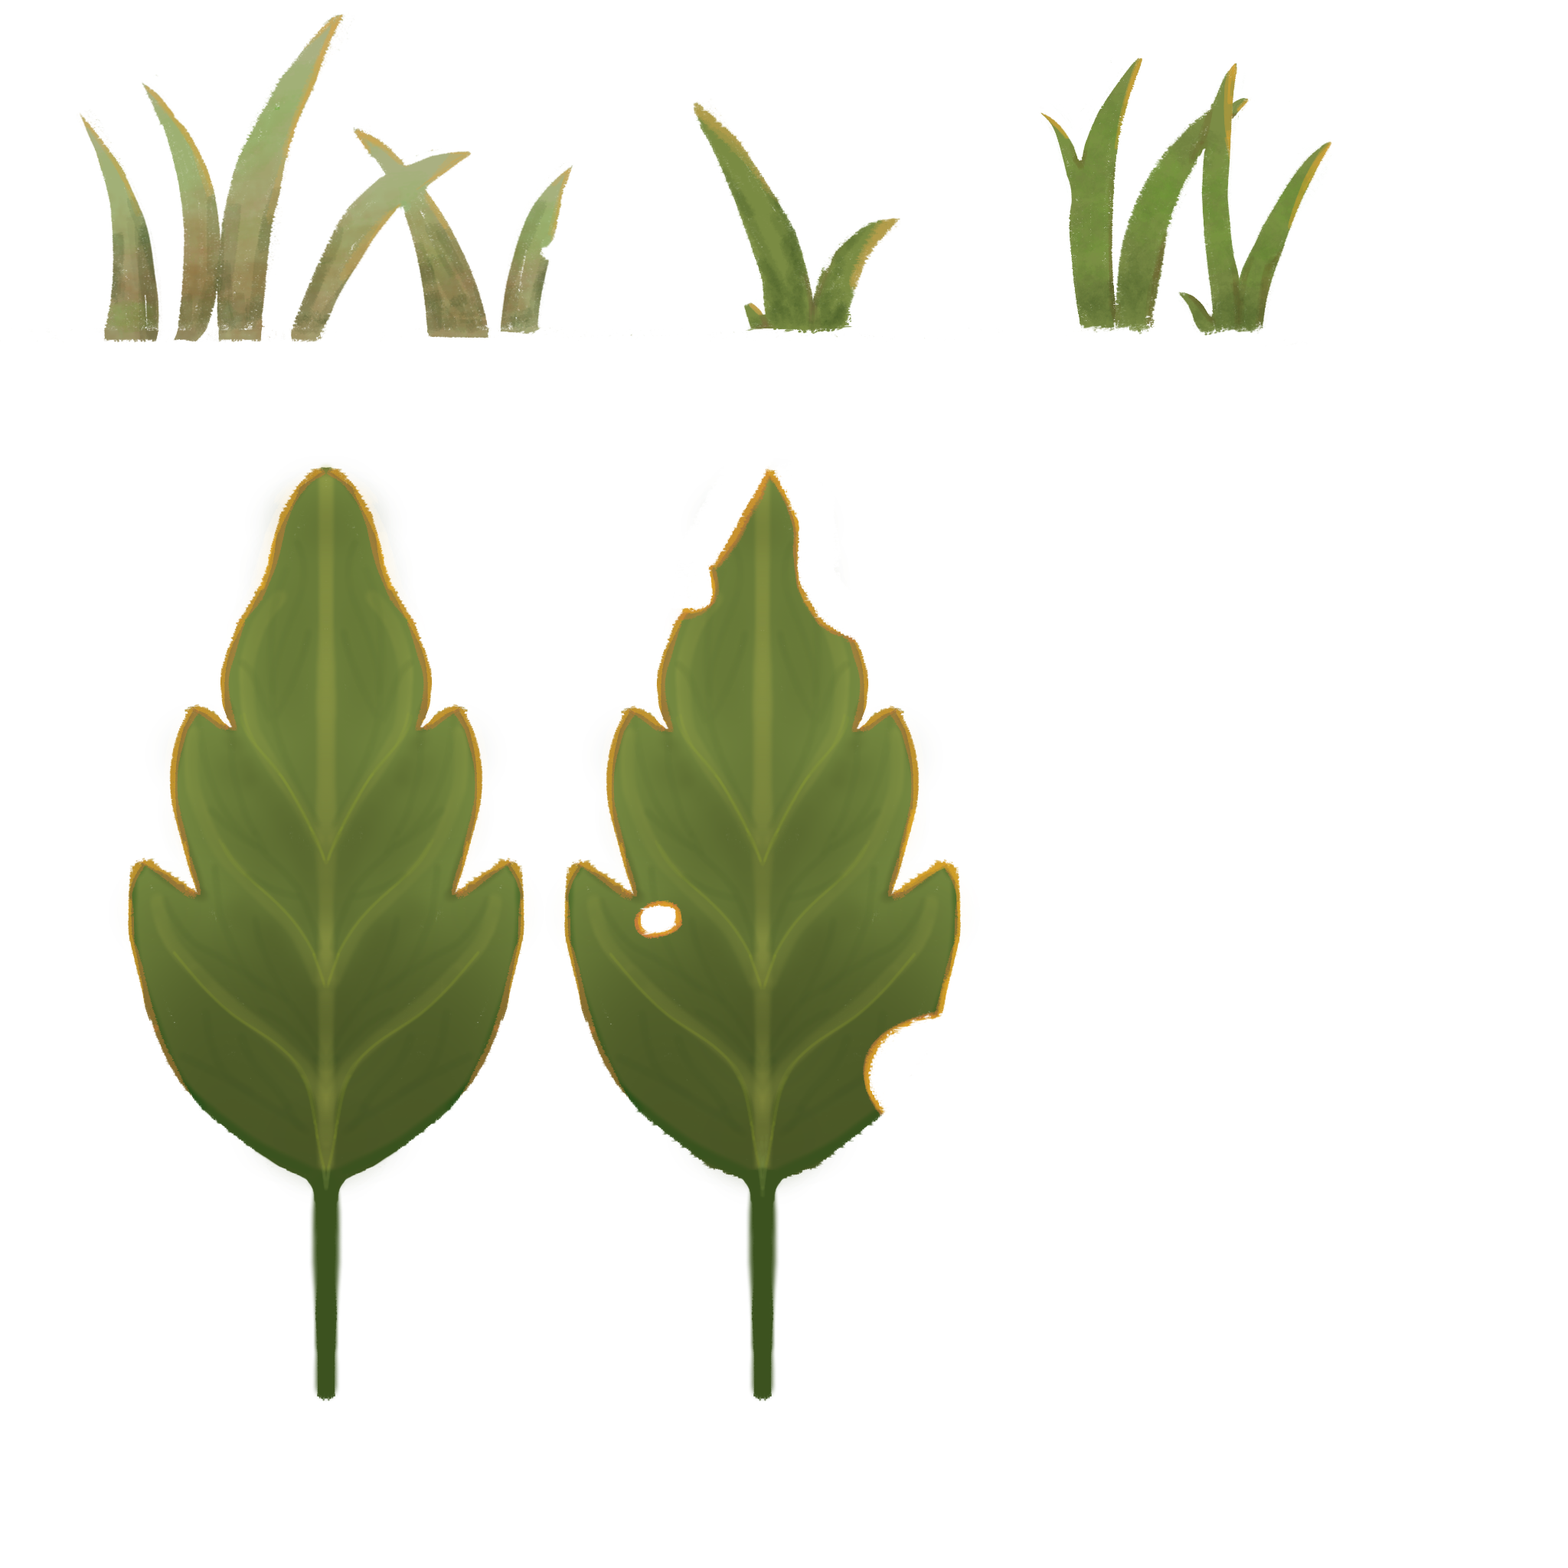
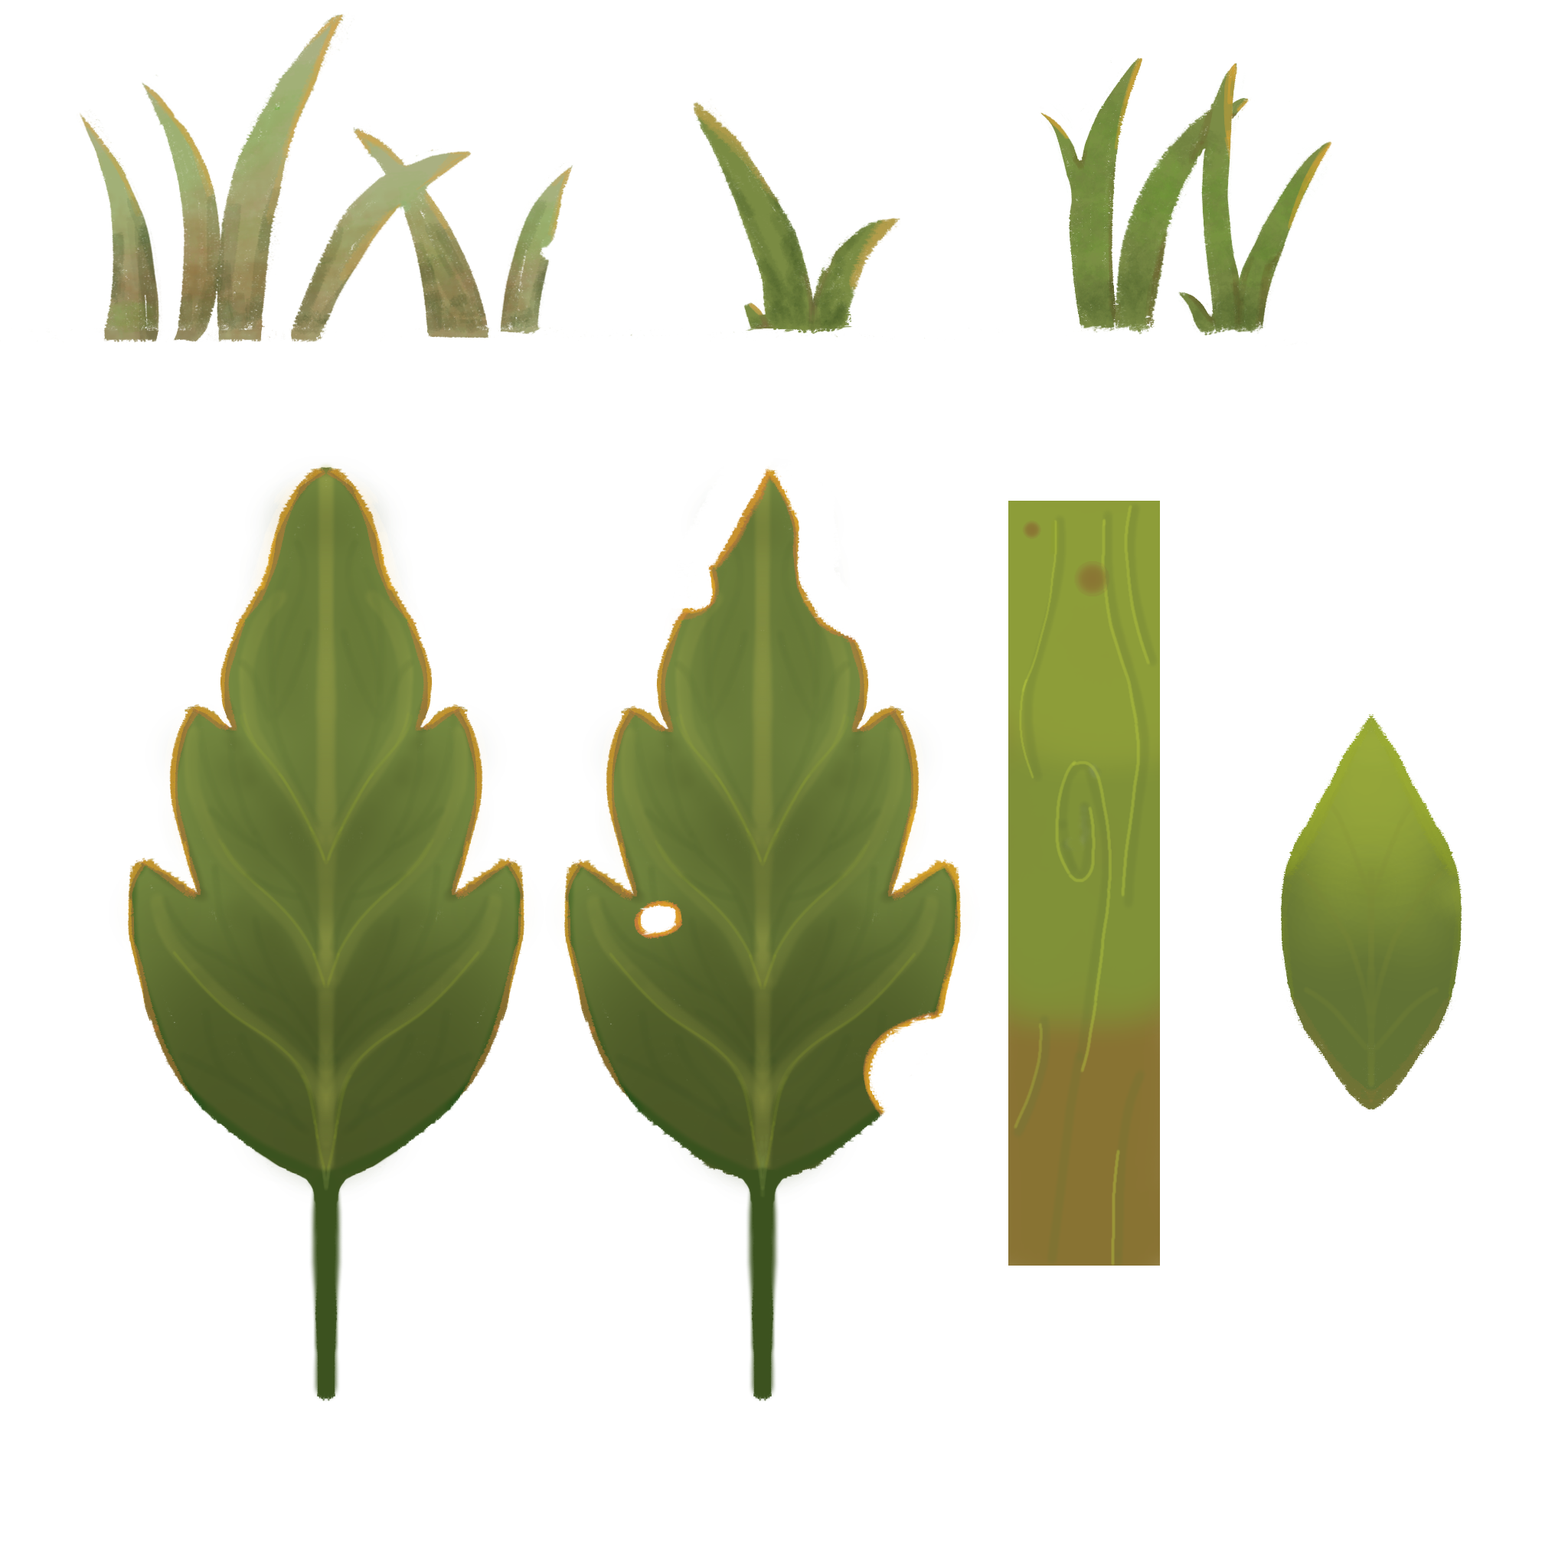
Layer changes from the first 1568 x 1568 image to the second:
added layer "Pintar camada 10" above "Pintar camada 10 Mescladas" over [1008, 500, 1160, 1266]
added layer "Pintar camada 10 Mescladas" above "Agrupar 7" over [1029, 637, 1323, 1176]
painted on "Pintar camada 8" over [1008, 500, 1029, 1266]
painted on "Copiar de Agrupar 2 Mescladas" over [1008, 500, 1029, 1266]
painted on "Plano de fundo" over [1008, 500, 1464, 1266]